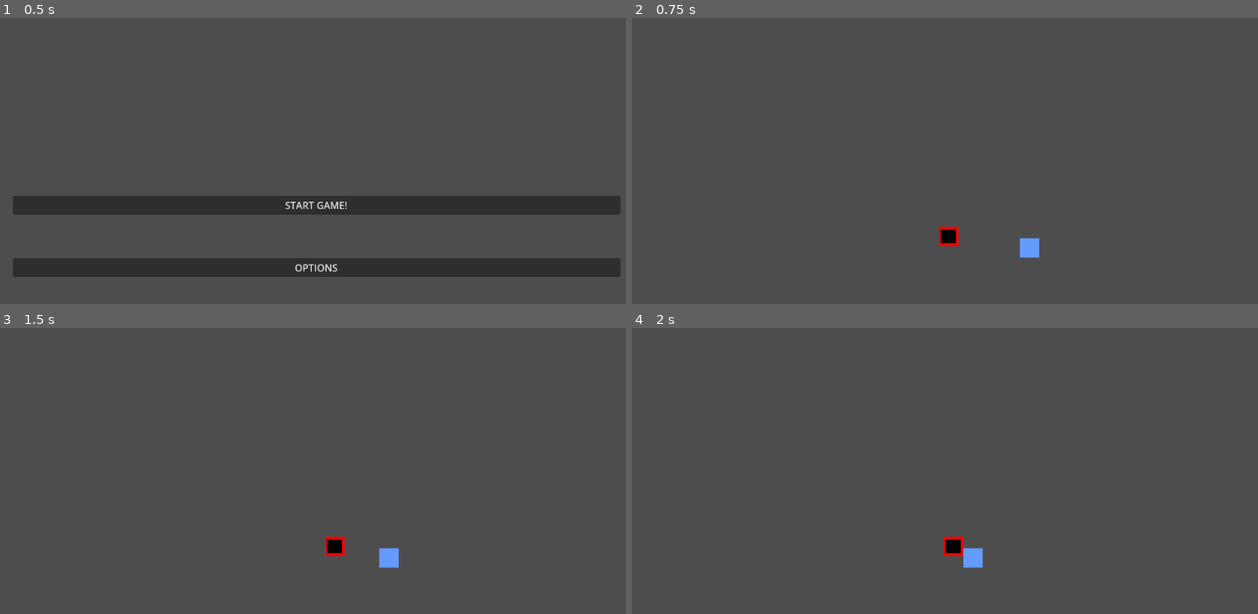
Above: before the commit, frames 1-4 (two rows, left to right).
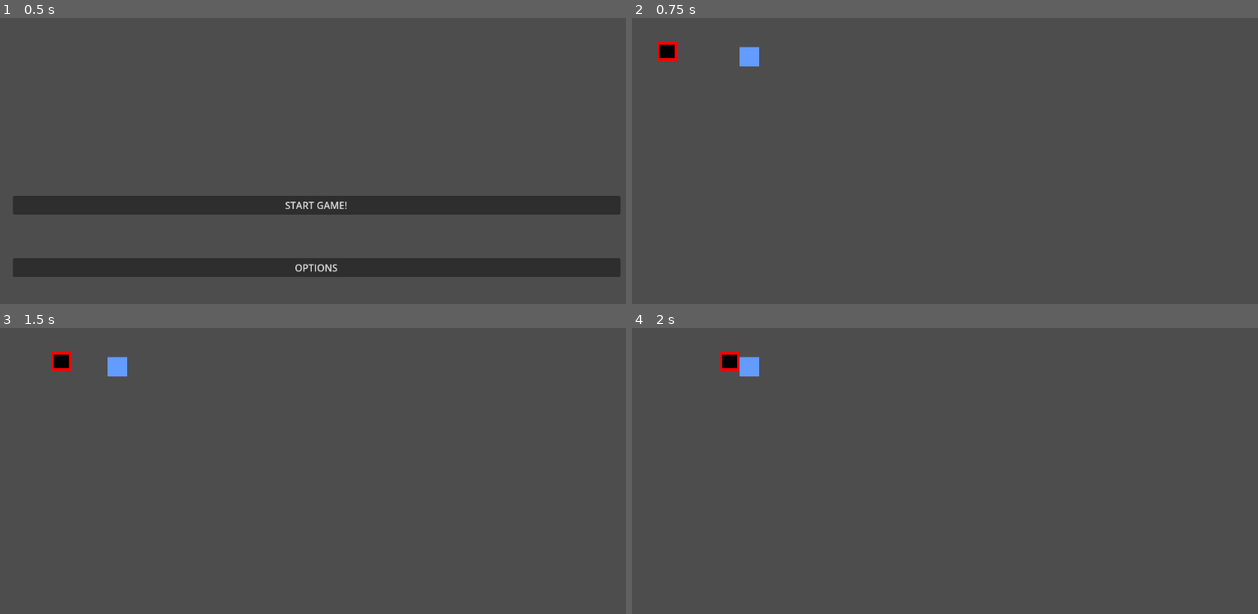
Above: after the commit, the same moments.

Repository: Pi-pol/Tachyon-race
Game: Godot game, scene res://Scenes/MainMenu.tscn
Two runs of this game, one before a commit and one after it. Both use one fixed random seed, a clock stepped at 60 frames per second and the inputs below.
Inputs (mouse positions are in pixels of both pictures, inside the frame that each line leads up to):
- Up to frame 1 (0.5 s): no input
- Up to frame 2 (0.75 s): click "START GAME!" at 0.5 s
- Up to frame 3 (1.5 s): tap Enter at 1.25 s; move the mouse to (463, 525) at 1.27 s; hold Right (ui_right) from 1.28 s (still down); click (463, 525) at 1.42 s
- Up to frame 4 (2 s): keep holding Right (ui_right)

Frame 1 is identical in both runs. In frame 2, 0.9% of the frame differs, in the area x 4-66%, y 8-84%; in frame 3, 0.9%; in frame 4, 0.9%.

Commit message:
Limits working

Diff:
--- a/Scenes/1stlevel.tscn
+++ b/Scenes/1stlevel.tscn
@@ -11,10 +11,14 @@
 [node name="Player" parent="." instance=ExtResource("1_y7u1b")]
 
 [node name="Camera2D" type="Camera2D" parent="Player"]
+limit_left = 0
+limit_top = 0
+limit_right = 3000
+limit_bottom = 2000
 position_smoothing_enabled = true
+position_smoothing_speed = 18.0
 
 [node name="jakiśKamień" type="StaticBody2D" parent="."]
-position = Vector2(-2, 10)
 metadata/_edit_group_ = true
 
 [node name="CollisionShape2D" type="CollisionShape2D" parent="jakiśKamień"]
Not shown: 1 places in Scenes/1stlevel.tscn that only renumber resources
